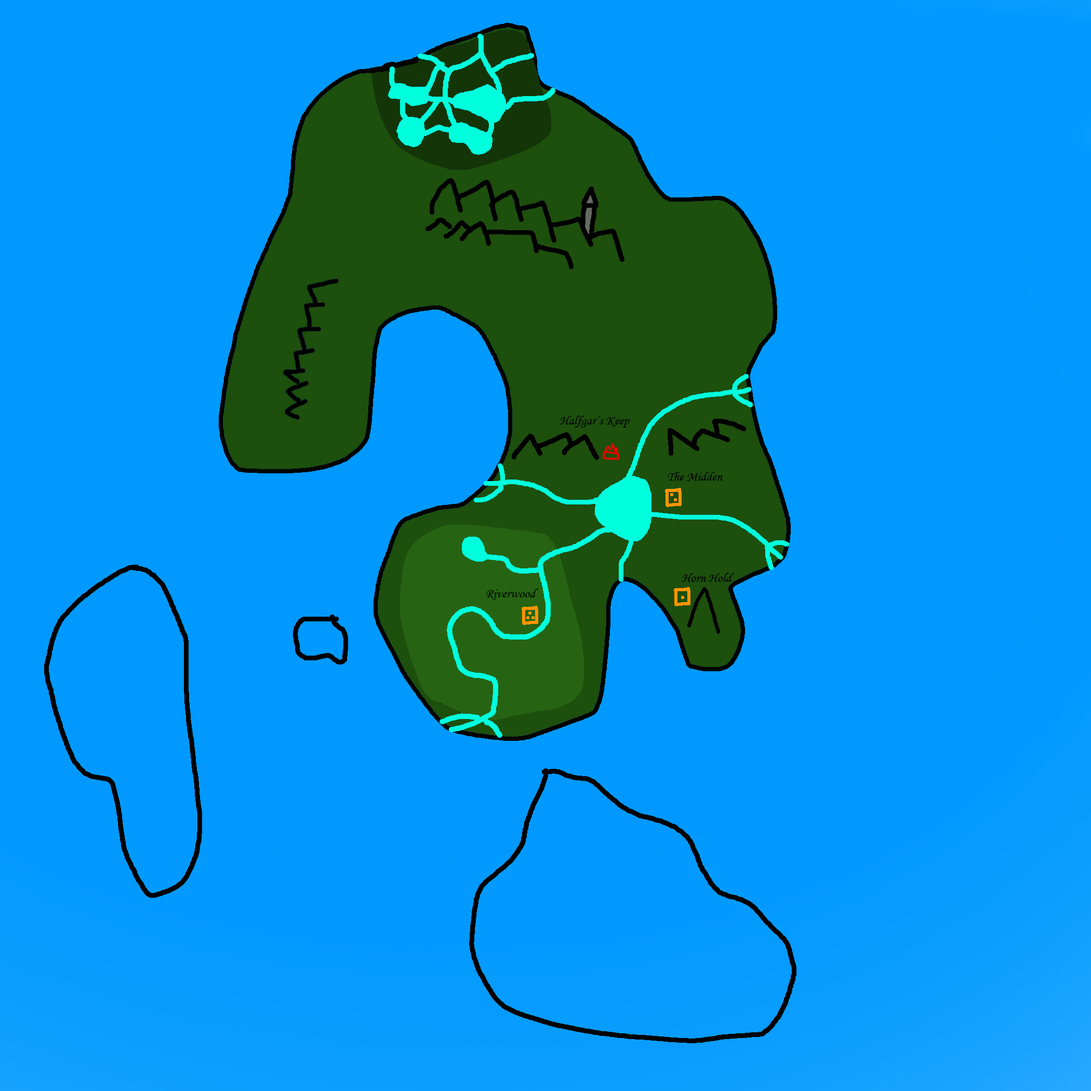
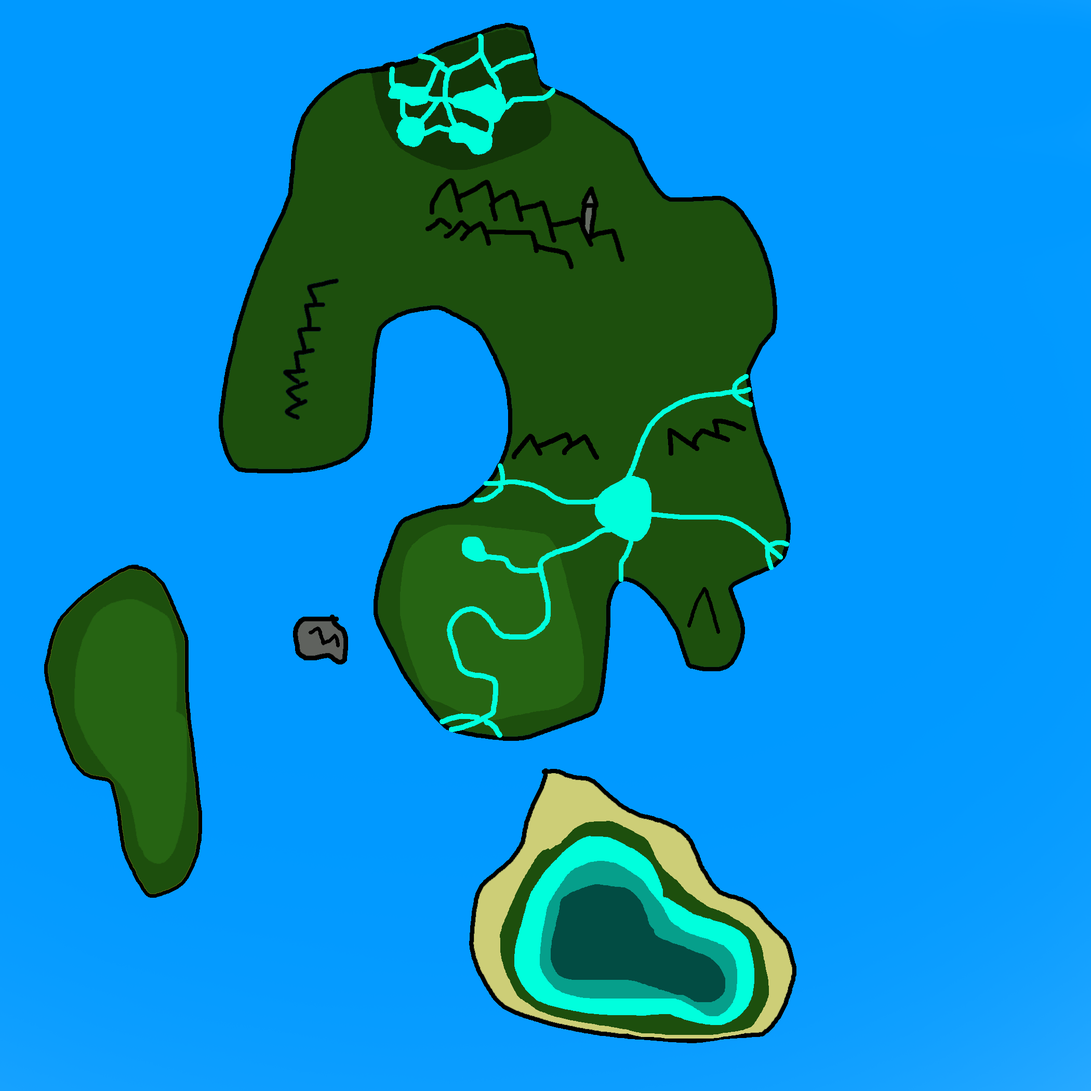
Layered file, before and after one edit (1091×1091). Changes by layer:
hid group "Military Camps" (2 layers) over [559, 415, 630, 460]
hid group "Minor Settlements" (7 layers) over [486, 471, 735, 643]
moved "Horn Hold" (1st of 2, in "Minor Settlements" › "Humans") into group "Humans" over [681, 573, 735, 583]
moved "The Midden" (1st of 2, in "Minor Settlements" › "Humans") into group "Humans" over [667, 471, 724, 482]
moved "The Midden" (2nd of 2, in "Minor Settlements" › "Humans") into group "Humans" over [665, 488, 682, 525]
moved "Riverwood" (1st of 2, in "Minor Settlements" › "Humans") into group "Humans" over [486, 588, 539, 600]
moved "Riverwood" (2nd of 2, in "Minor Settlements" › "Humans") into group "Humans" over [521, 606, 539, 643]
moved "Horn Hold" (2nd of 2, in "Minor Settlements" › "Humans") into group "Humans" over [674, 587, 691, 624]
painted on "Base Map" over [47, 569, 793, 1040]
